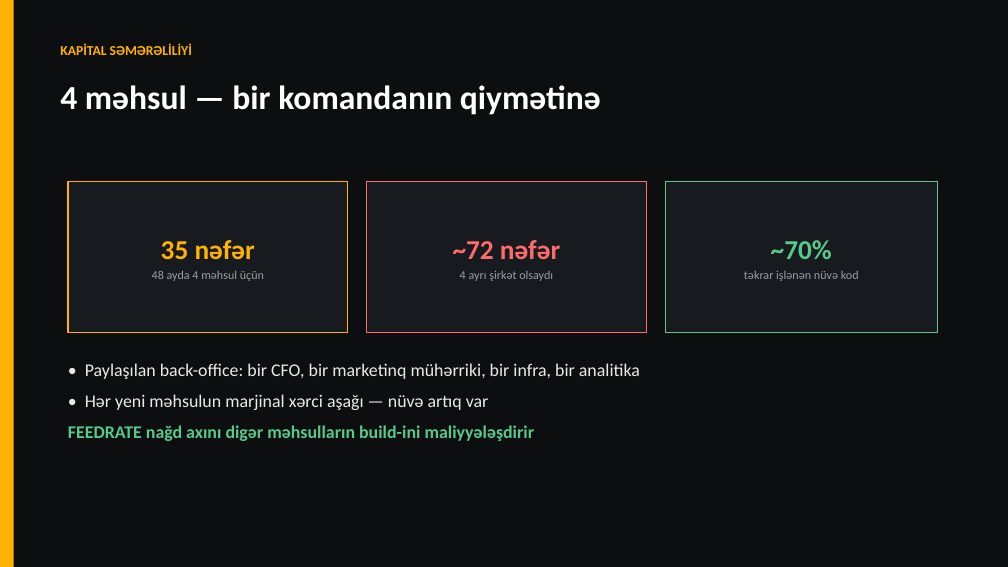
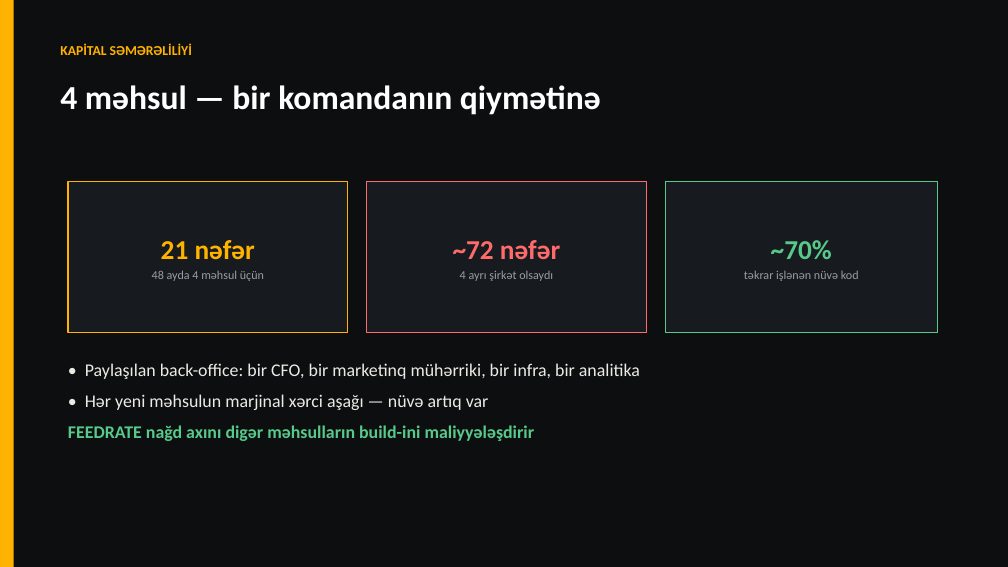
Before and after one commit to amilabbasov02/cnc-and-3d, a slide deck: slide 11 of KAYZEN-Portfel-Pitch-v2.pptx. Drawn at 1008x567 pixels with LibreOffice and Linux fonts; fonts in the diff are those of the drawing. Boxes give left, top, right and bottom in pixels: in the first picture for what was removed or moved away, otherwise in the second. Text is boxed around its words. In the diff, an @@ line names an element or a change of style, - is before the commit and + after.

```diff
--- a/KAYZEN-Portfel-Pitch-v2.pptx
+++ b/KAYZEN-Portfel-Pitch-v2.pptx
@@ text in rectangle at bbox=[161, 240, 255, 260]: text changed @@
-35 nəfər
+21 nəfər
```
Also in this commit, not shown: 11 other slides changed, 18 other files.
